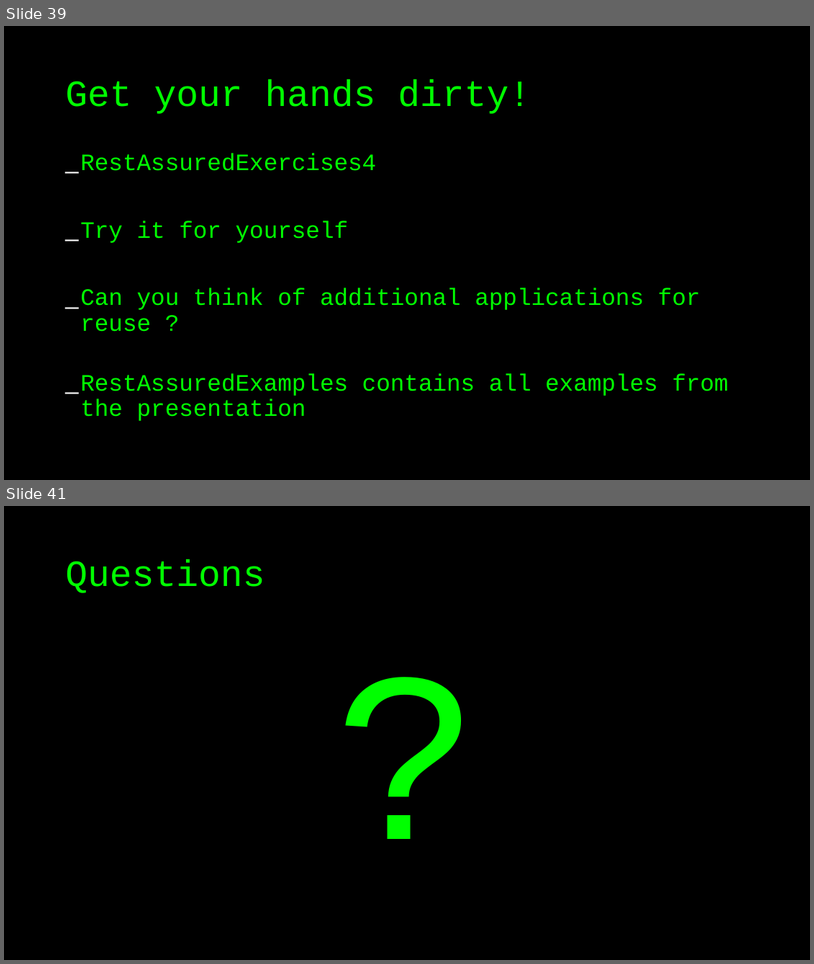
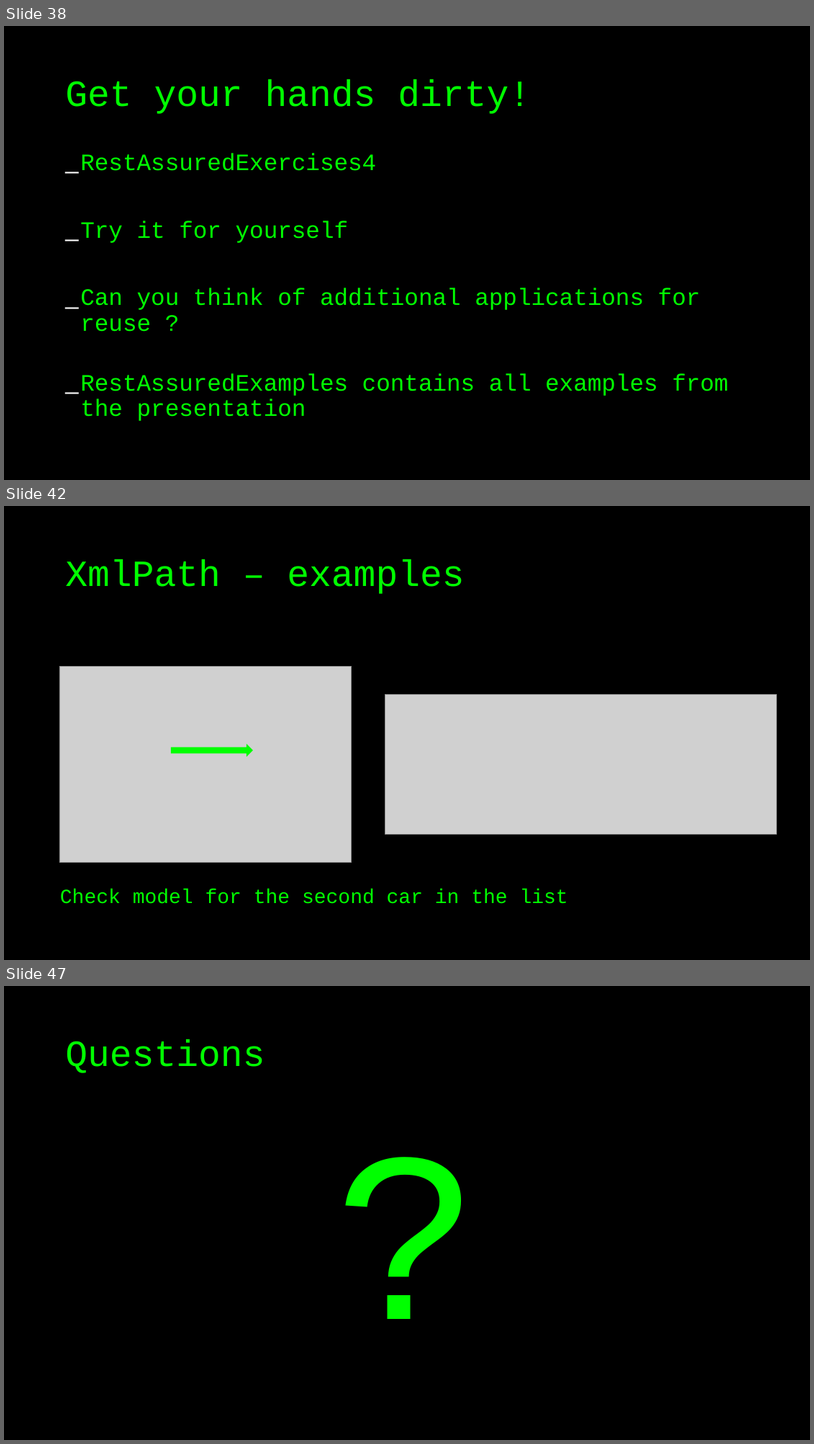
Before and after one commit to basdijkstra/rest-assured-workshop, a slide deck: RestAssuredWorkshop.odp. Shown one above the other, each under a label of ours: slides 39 and 41 before the commit, slides 38, 42 and 47 after it; the slides between them are not shown. The pictures are 814x964 and 814x1444 pixels, drawn with LibreOffice and Linux fonts; fonts in the diff are those of the drawing; grey boxes stand for pictures. Boxes give left, top, right and bottom in pixels: in the first picture for what was removed or moved away, otherwise in the second. Text is boxed around its words. In the diff, an @@ line names an element or a change of style, - is before the commit and + after.

```diff
--- a/RestAssuredWorkshop.odp
+++ b/RestAssuredWorkshop.odp
@@ slide 42 added at (4,506,810,960), background #000000 @@
@@ title added at (65,559,464,594), 44 pt, text #00FF00 @@
+XmlPath – examples
@@ picture added at (59,667,352,862) @@
@@ picture added at (385,695,777,834) @@
@@ freeform shape added at (172,744,252,755), fill #00FF00, outline #00FF00 0.99 pt @@
@@ text added at (60,888,568,903), 24 pt, text #00FF00 @@
+Check model for the second car in the list
@@ what was slide 39 is now slide 38 @@
@@ what was slide 41 is now slide 47 @@
```
Also in this commit, not shown: 1 slide changed, 7 other slides added, 2 slides removed, 8 other files.
